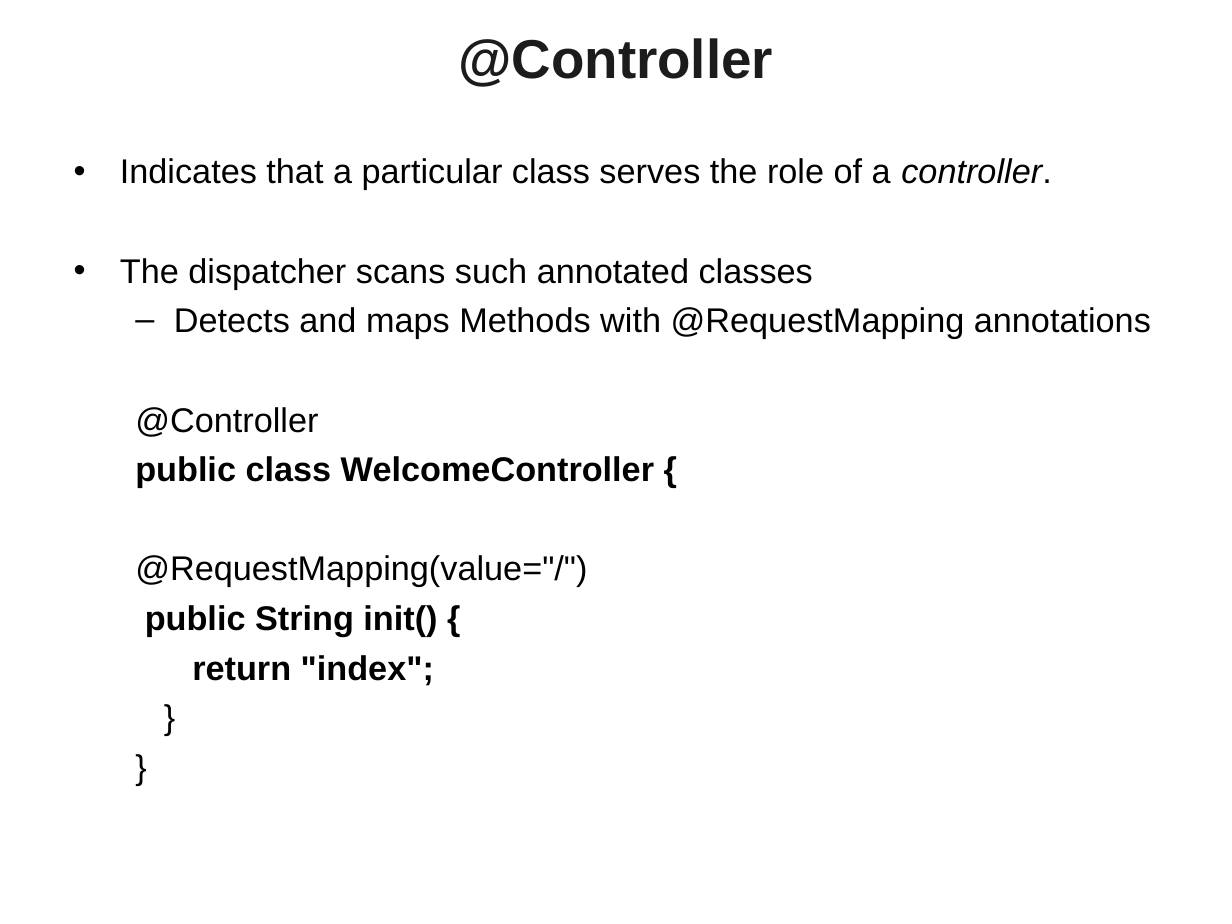
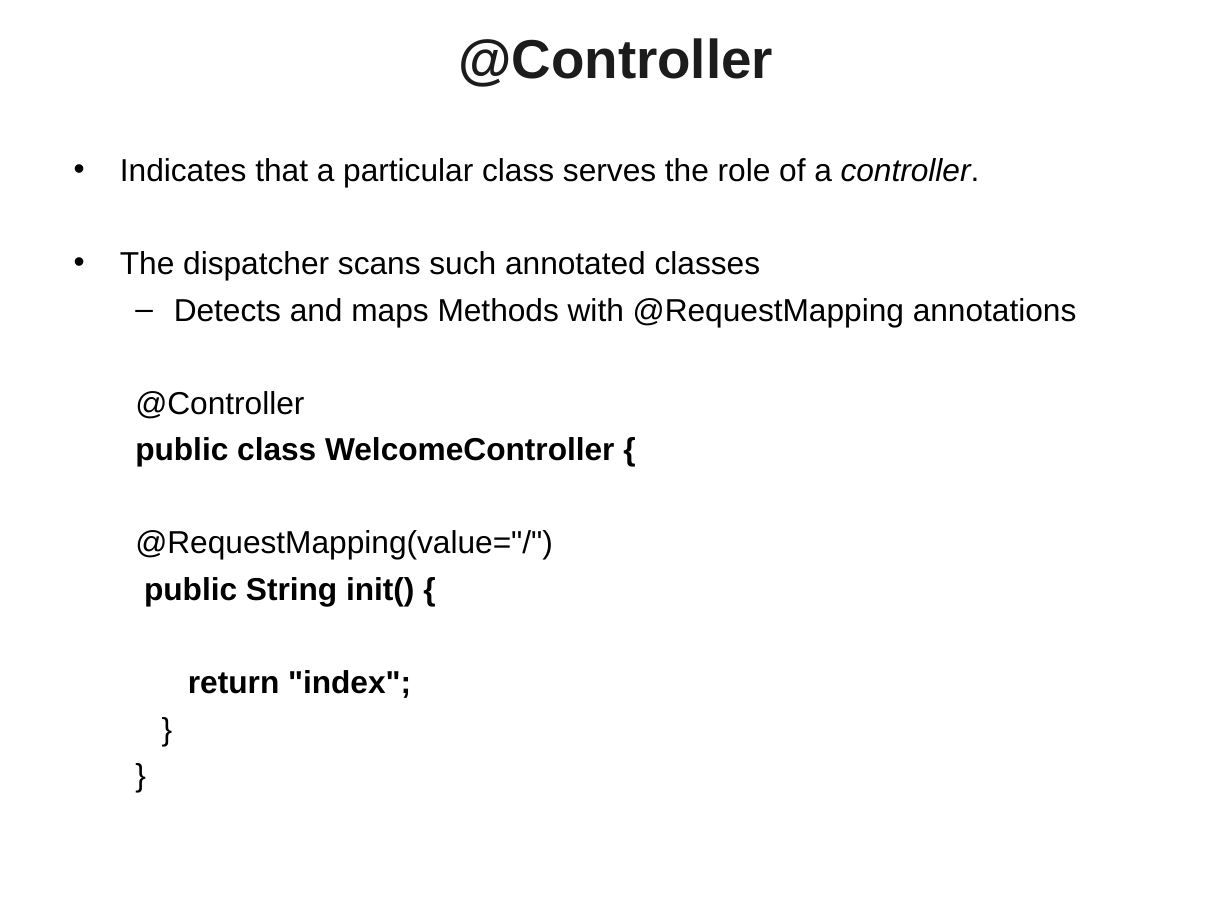
Before and after one commit to vatsanTraining/corejava, a slide deck: slide 108 of SpringBoot_Module1.ppt. Drawn at 1232x924 pixels with LibreOffice and Linux fonts; fonts in the diff are those of the drawing; background and template pictures are left out. Boxes give left, top, right and bottom in pixels: in the first picture for what was removed or moved away, otherwise in the second. Text is boxed around its words. In the diff, an @@ line names an element or a change of style, - is before the commit and + after.

```diff
--- a/SpringBoot_Module1.ppt
+++ b/SpringBoot_Module1.ppt
@@ text "Indicates that a particular class ..." at [120, 158, 1077, 698]: size 20 to 18.5 pt @@
```
Also in this commit, not shown: 3 other slides changed, 34 slides added.
